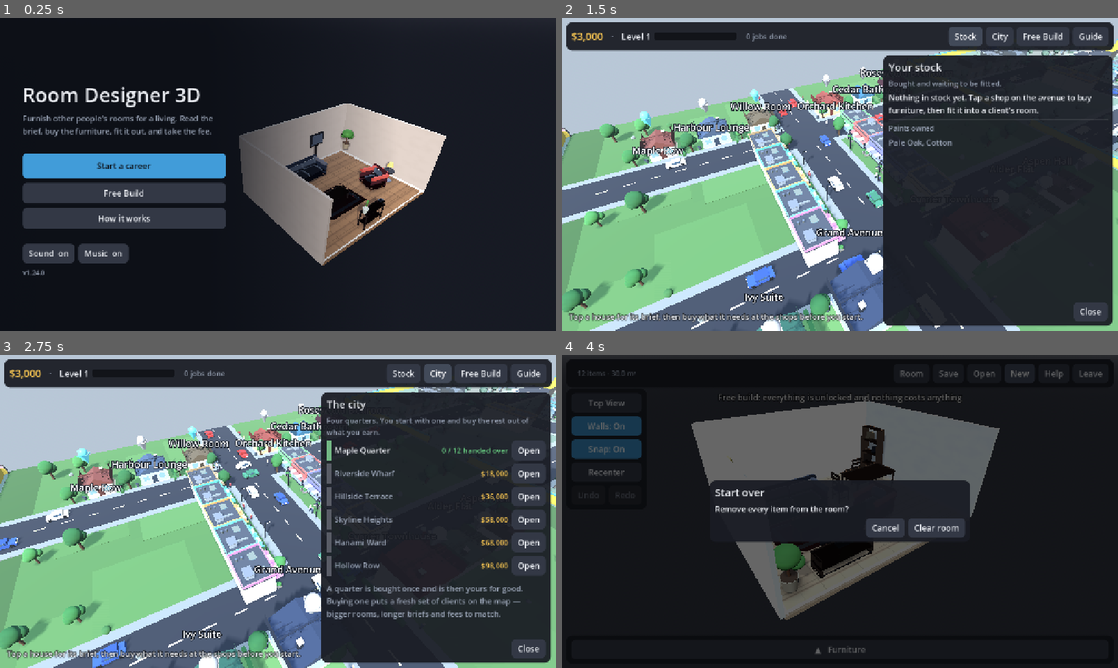
Above: before the commit, frames 1-4 (two rows, left to right).
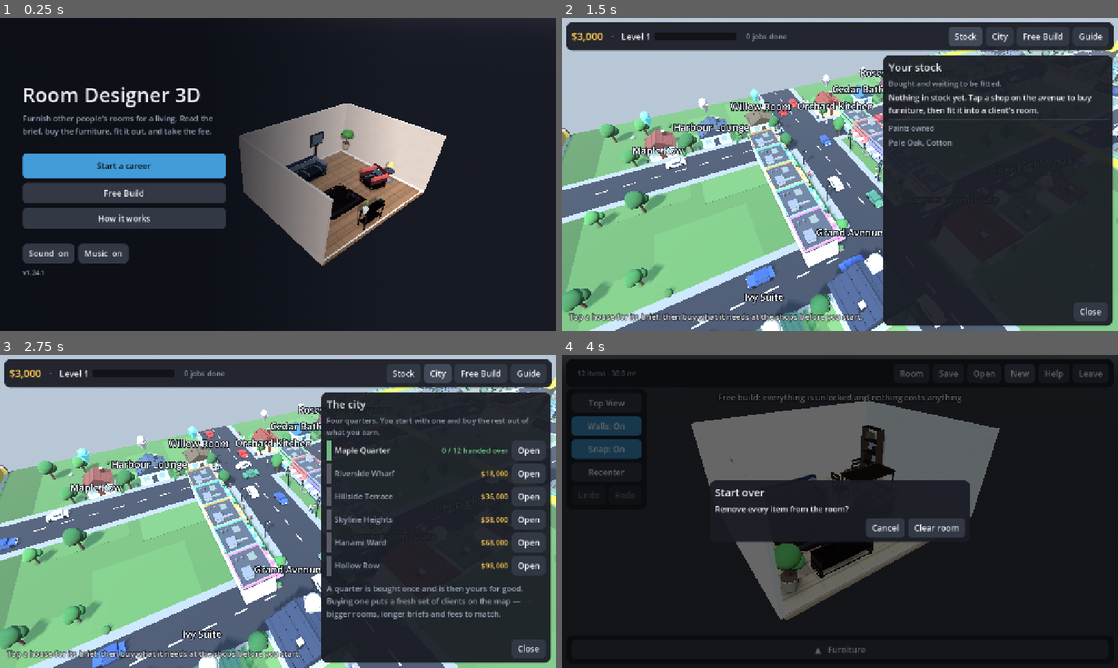
Above: after the commit, the same moments.

Repository: trakyalilter/three_d_design
Game: Godot game, scene res://scenes/main.tscn
Two runs of this game, one before a commit and one after it. Both use one fixed random seed, a clock stepped at 60 frames per second and the inputs below.
Inputs:
- Up to frame 1 (0.25 s): no input
- Up to frame 2 (1.5 s): click "Start a career" at 0.5 s; click "Stock" at 1.25 s
- Up to frame 3 (2.75 s): click "City" at 2 s
- Up to frame 4 (4 s): click "Free Build" at 2.75 s; click "New" at 3.5 s

The runs differ from the first frame. In frame 1, less than 0.1% of the frame differs, in the area x 7-8%, y 80-83%; in frame 2, 1.2%; in frame 3, 1.2%, in the area x 14-84%, y 10-100%; in frame 4, nothing differs.

Commit message:
Put the roof detail on the right axis, and on the other two house kinds
A PrismMesh runs its ridge along Z and slopes away to ±X. The courses,
ridge and barge boards added in 1.24.0 were laid out as if the ridge ran
along X, so they came out across the slope instead of along it: the
courses stood out of the roof as spikes and the barge boards jutted off
the sides as fins. Everything in _pitched_roof is on the Z axis now, and
each course is laid over on the pitch and nudged out along the slope
normal so it sits proud of the tiles rather than through them.

The same function only ever ran on the ordinary terrace house, which left
sixteen of the fifty-six — Hanami Ward's eight machiya and Hollow Row's
eight manors, the two quarters bought last and looked at longest — with
the bare prism they always had. It takes the roof's footprint and the
height it springs from now, so all three kinds use it: six courses and no
barge boards under the machiya's deep eaves, seven up the manor's steep
slate, four on the terrace.

Co-Authored-By: Claude Opus 5 <noreply@anthropic.com>
Claude-Session: https://claude.ai/code/session_01YMH97cUf6dq31iG21oXLDc

Diff:
--- a/project.godot
+++ b/project.godot
@@ -11,7 +11,7 @@
 [application]
 
 config/name="Room Designer 3D"
-config/version="1.24.0"
+config/version="1.24.1"
 run/main_scene="res://scenes/main.tscn"
 config/quit_on_go_back=false
 config/features=PackedStringArray("4.5", "Mobile")
--- a/scripts/city/city_view.gd
+++ b/scripts/city/city_view.gd
@@ -624,7 +624,7 @@
 	# Walls, floor band and roof.
 	_batch.box(body_color, size, world * Vector3(0, size.y * 0.5 + 0.1, 0), SceneryBatch.Layer.OPAQUE, b)
 	_batch.box(trim, Vector3(size.x + 0.3, 0.3, size.z + 0.3), world * Vector3(0, 0.25, 0), SceneryBatch.Layer.OPAQUE, b)
-	_pitched_roof(world, roof_color, size, 1.9)
+	_pitched_roof(world, roof_color, Vector2(size.x + 0.7, size.z + 0.7), size.y + 0.1, 1.9)
 	_batch.box(roof_color.darkened(0.35), Vector3(0.7, 1.5, 0.7), world * Vector3(size.x * 0.28, size.y + 1.4, -size.z * 0.22), SceneryBatch.Layer.OPAQUE, b)
 	_batch.box(trim.darkened(0.10), Vector3(0.78, 0.22, 0.78), world * Vector3(size.x * 0.28, size.y + 2.2, -size.z * 0.22), SceneryBatch.Layer.OPAQUE, b)
 
@@ -653,31 +653,37 @@
 ## prism reads as a coloured wedge, so this one gets the things that say tile:
 ## courses running up each slope, a ridge cap along the top and barge boards
 ## down the ends.
-func _pitched_roof(world: Transform3D, roof_color: Color, size: Vector3, rise: float) -> void:
+## `plan` is the roof's footprint and `base` the height it springs from. A
+## PrismMesh runs its ridge along Z and slopes away to ±X, so that is the axis
+## everything here is laid out on.
+func _pitched_roof(world: Transform3D, roof_color: Color, plan: Vector2,
+		base: float, rise: float, courses: int = 4, verge: bool = true) -> void:
 	var b := world.basis
-	var span := size.z + 0.7
-	var top := size.y + 0.1
-	_batch.prism(roof_color, Vector3(size.x + 0.7, rise, span),
-		world * Vector3(0, top + rise * 0.5, 0), SceneryBatch.Layer.OPAQUE, b)
-
-	# Four courses up each slope, each one sitting proud of the one below it.
-	var pitch := atan2(rise, span * 0.5)
+	_batch.prism(roof_color, Vector3(plan.x, rise, plan.y),
+		world * Vector3(0, base + rise * 0.5, 0), SceneryBatch.Layer.OPAQUE, b)
+
+	# Courses up each slope, each one sitting proud of the one below it. The
+	# bar runs the length of the ridge and is laid over on the pitch.
+	var pitch := atan2(rise, plan.x * 0.5)
+	var out := Vector2(sin(pitch), cos(pitch)) * 0.035
+	for sx in [-1.0, 1.0]:
+		for i in courses:
+			var along: float = (float(i) + 0.5) / float(courses)
+			var x: float = sx * plan.x * 0.5 * (1.0 - along)
+			var y: float = base + rise * along
+			_batch.box(roof_color.darkened(0.13 if i % 2 == 0 else 0.04),
+				Vector3(0.18, 0.07, plan.y + 0.04),
+				world * Vector3(x + sx * out.x, y + out.y, 0),
+				SceneryBatch.Layer.OPAQUE,
+				b * Basis(Vector3.BACK, -sx * pitch))
+	# The ridge along the top, and a board down each gable end.
+	_batch.box(roof_color.darkened(0.22), Vector3(0.26, 0.16, plan.y + 0.18),
+		world * Vector3(0, base + rise, 0), SceneryBatch.Layer.OPAQUE, b)
+	if not verge:
+		return
 	for sz in [-1.0, 1.0]:
-		for i in 4:
-			var along: float = (float(i) + 0.5) / 4.0
-			var z: float = sz * span * 0.5 * (1.0 - along)
-			var y: float = top + rise * along
-			_batch.box(roof_color.darkened(0.13 if i % 2 == 0 else 0.04),
-				Vector3(size.x + 0.74, 0.07, 0.16),
-				world * Vector3(0, y - 0.02, z),
-				SceneryBatch.Layer.OPAQUE,
-				b * Basis(Vector3.RIGHT, sz * pitch))
-	# The ridge, and a board down each gable end.
-	_batch.box(roof_color.darkened(0.22), Vector3(size.x + 0.86, 0.17, 0.24),
-		world * Vector3(0, top + rise, 0), SceneryBatch.Layer.OPAQUE, b)
-	for sx in [-1.0, 1.0]:
-		_batch.prism(roof_color.darkened(0.28), Vector3(0.16, rise, span),
-			world * Vector3(sx * (size.x + 0.7) * 0.5, top + rise * 0.5, 0),
+		_batch.prism(roof_color.darkened(0.28), Vector3(plan.x + 0.12, rise, 0.16),
+			world * Vector3(0, base + rise * 0.5, sz * plan.y * 0.5),
 			SceneryBatch.Layer.OPAQUE, b)
 
 
@@ -725,8 +731,8 @@
 	var ridge: float = 0.9 + size.y * 0.10
 	_batch.box(roof_color.darkened(0.25), Vector3(size.x + eave * 2.0, 0.22, size.z + eave * 2.0),
 		world * Vector3(0, size.y + 0.52, 0), SceneryBatch.Layer.OPAQUE, b)
-	_batch.prism(roof_color, Vector3(size.x + eave * 2.0, ridge, size.z + eave * 2.0),
-		world * Vector3(0, size.y + 0.63 + ridge * 0.5, 0), SceneryBatch.Layer.OPAQUE, b)
+	_pitched_roof(world, roof_color,
+		Vector2(size.x + eave * 2.0, size.z + eave * 2.0), size.y + 0.63, ridge, 6, false)
 	# Two more storeys get a second, smaller roof over them.
 	if size.y > 4.6:
 		_batch.box(roof_color.darkened(0.25), Vector3(size.x + eave, 0.20, size.z + eave),
@@ -768,7 +774,8 @@
 	_batch.box(body_color.darkened(0.22), Vector3(size.x + 0.26, 0.26, size.z + 0.26), world * Vector3(0, size.y - 0.2, 0), SceneryBatch.Layer.OPAQUE, b)
 
 	# A steep roof, and a chimney stack at each end.
-	_batch.prism(roof_color, Vector3(size.x + 0.6, size.y * 0.62 + 1.4, size.z + 0.6), world * Vector3(0, size.y + (size.y * 0.62 + 1.4) * 0.5, 0), SceneryBatch.Layer.OPAQUE, b)
+	_pitched_roof(world, roof_color, Vector2(size.x + 0.6, size.z + 0.6),
+		size.y, size.y * 0.62 + 1.4, 7)
 	for sx in [-1.0, 1.0]:
 		_batch.box(body_color.darkened(0.42), Vector3(0.8, 2.3, 0.8), world * Vector3(sx * size.x * 0.34, size.y + 1.5, -size.z * 0.18), SceneryBatch.Layer.OPAQUE, b)
 
Not shown, changed: export_presets.cfg
